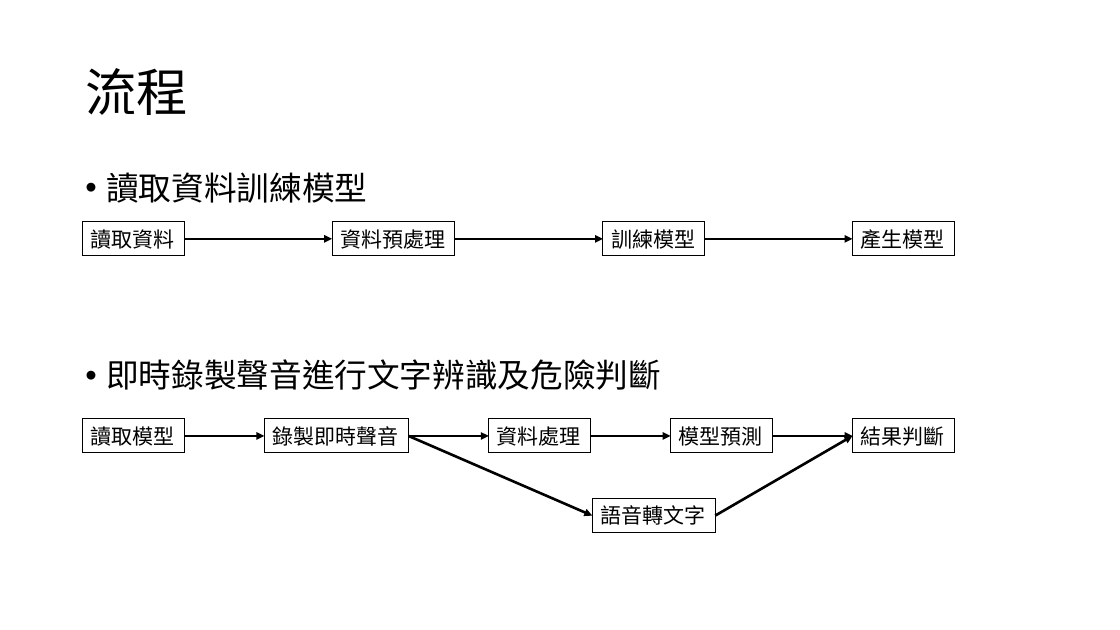
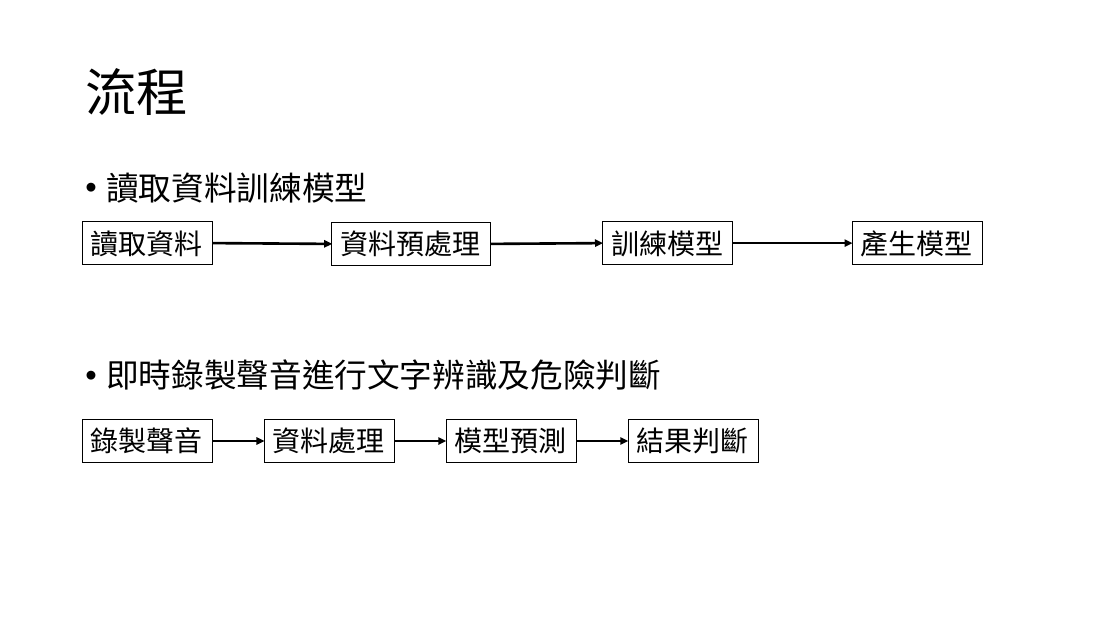
Before and after one commit to Luno82o/FinalProject-Impossible, a slide deck: slide 4 of audio.pptx. Drawn at 1120x630 pixels with LibreOffice and Linux fonts; fonts in the diff are those of the drawing. Boxes give left, top, right and bottom in pixels: in the first picture for what was removed or moved away, otherwise in the second. Text is boxed around its words. In the diff, an @@ line names an element or a change of style, - is before the commit and + after.

```diff
--- a/audio.pptx
+++ b/audio.pptx
@@ text "讀取資料訓練模型" at [106, 172, 661, 390]: font Calibri to Noto Sans CJK SC @@
@@ rectangle "讀取資料": place and size @@
-rectangle "讀取資料" at [82, 222, 184, 255]
+rectangle "讀取資料" at [82, 222, 213, 264]
@@ rectangle "資料預處理": place and size @@
-rectangle "資料預處理" at [332, 222, 455, 255]
+rectangle "資料預處理" at [332, 223, 490, 265]
@@ rectangle "訓練模型": place and size @@
-rectangle "訓練模型" at [603, 222, 705, 255]
+rectangle "訓練模型" at [603, 222, 734, 264]
@@ rectangle "產生模型": place and size @@
-rectangle "產生模型" at [853, 222, 954, 255]
+rectangle "產生模型" at [853, 222, 983, 264]
@@ arrow moved from (184, 239) - (332, 239) to (213, 243) - (332, 244) @@
@@ arrow moved from (455, 239) - (603, 239) to (491, 244) - (603, 243) @@
@@ arrow moved from (705, 239) - (853, 239) to (734, 243) - (853, 243) @@
@@ rectangle removed at [82, 419, 184, 453] @@
-讀取模型
@@ rectangle "錄製聲音": place and size @@
-rectangle "錄製聲音" at [265, 419, 409, 453]
+rectangle "錄製聲音" at [82, 420, 213, 462]
@@ text in rectangle at [91, 427, 203, 454]: text changed; size 18 to 24 pt; font Calibri to Noto Sans CJK SC @@
-錄製即時聲音
+錄製聲音
@@ arrow removed from (184, 436) to (265, 436) @@
@@ arrow moved from (408, 436) - (489, 436) to (213, 441) - (265, 441) @@
@@ rectangle "資料處理": place and size @@
-rectangle "資料處理" at [489, 419, 591, 453]
+rectangle "資料處理" at [265, 420, 395, 462]
@@ arrow moved from (591, 436) - (670, 436) to (395, 441) - (446, 441) @@
@@ arrow removed from (408, 436) to (592, 516) @@
@@ rectangle "模型預測": place and size @@
-rectangle "模型預測" at [670, 419, 772, 453]
+rectangle "模型預測" at [446, 420, 576, 462]
@@ arrow moved from (772, 436) - (853, 436) to (576, 441) - (628, 441) @@
@@ size 18 to 24 pt, font Calibri to Noto Sans CJK SC in 7 elements at [82, 222, 213, 264], [603, 222, 734, 264], [853, 222, 983, 264], [332, 223, 490, 265], [265, 420, 395, 462], [446, 420, 576, 462], [628, 420, 759, 462] @@
@@ rectangle "結果判斷": place and size @@
-rectangle "結果判斷" at [853, 419, 954, 453]
+rectangle "結果判斷" at [628, 420, 759, 462]
@@ arrow removed from (715, 516) to (853, 436) @@
@@ rectangle removed at [592, 499, 715, 533] @@
-語音轉文字
```
Also in this commit, not shown: 1 other slide changed, 1 slide added.
